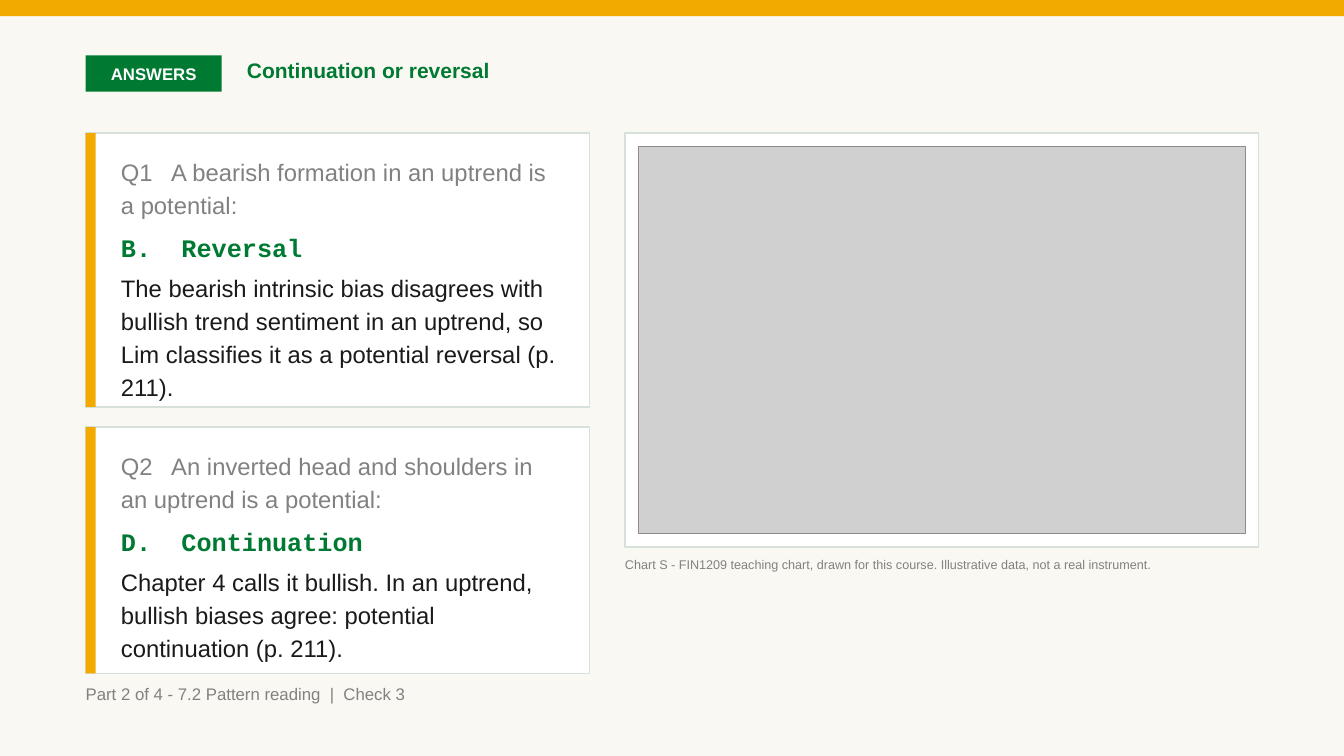
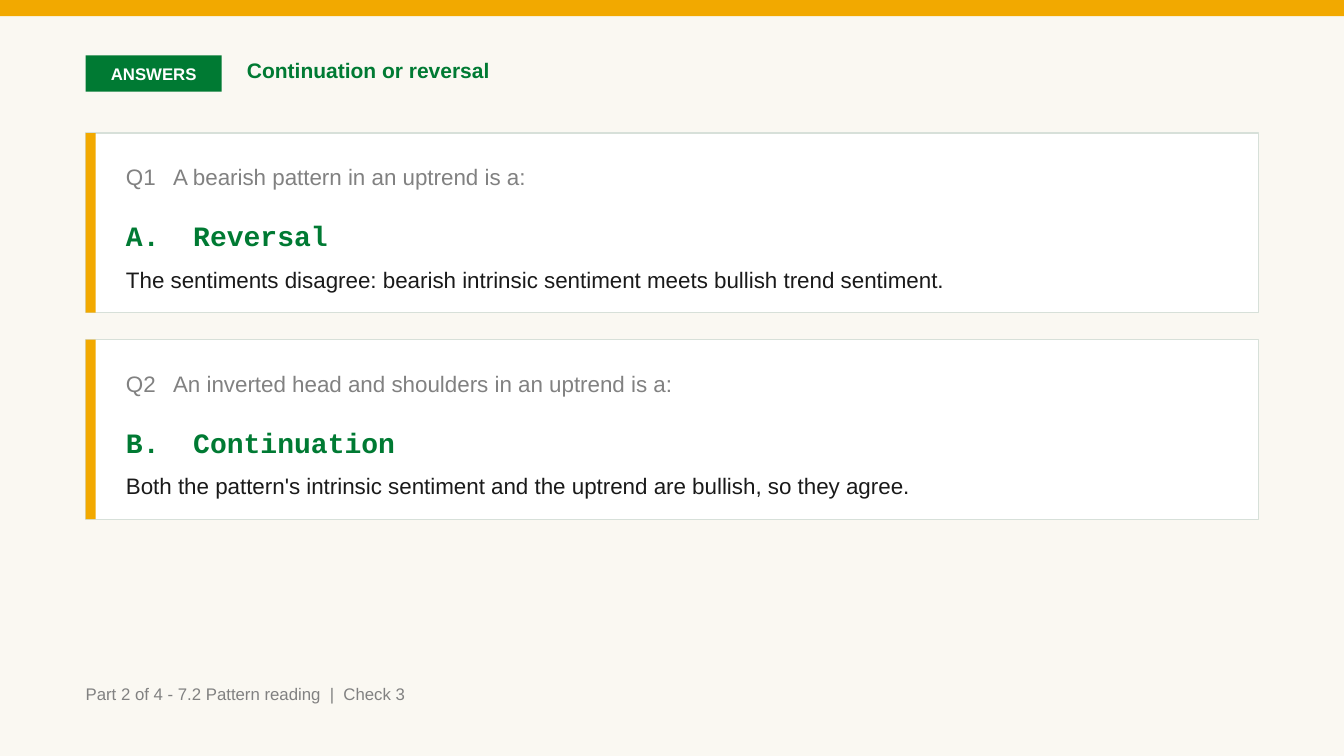
Before and after one commit to benjiesotelo-sudo/Telos_FIN1209, a slide deck: slide 20 of chapter-07/FIN1209-Chapter-07.pptx (slide 19 before the commit). Drawn at 1344x756 pixels with LibreOffice and Linux fonts; fonts in the diff are those of the drawing; grey boxes stand for pictures. Boxes give left, top, right and bottom in pixels: in the first picture for what was removed or moved away, otherwise in the second. Text is boxed around its words. In the diff, an @@ line names an element or a change of style, - is before the commit and + after.

```diff
--- a/chapter-07/FIN1209-Chapter-07.pptx
+++ b/chapter-07/FIN1209-Chapter-07.pptx
@@ rectangle: place and size @@
-rectangle at (86, 133, 96, 407)
+rectangle at (86, 133, 96, 313)
@@ rectangle: place and size @@
-rectangle at (86, 133, 590, 407)
+rectangle at (86, 133, 1258, 313)
@@ rectangle removed at (625, 133, 1258, 547) @@
@@ picture removed at (638, 146, 1245, 534) @@
@@ text at (126, 169, 526, 190): text changed; size 17 to 16 pt @@
-Q1 A bearish formation in an uptrend is a potential:
+Q1 A bearish pattern in an uptrend is a:
@@ text at (126, 226, 944, 293): text changed; size 17 to 16 pt @@
-B. Reversal
-The bearish intrinsic bias disagrees with bullish trend sentiment in an uptrend, so Lim classifies it as a potential reversal (p. 211).
+A. Reversal
+The sentiments disagree: bearish intrinsic sentiment meets bullish trend sentiment.
@@ rectangle: place and size @@
-rectangle at (86, 427, 96, 675)
+rectangle at (86, 340, 96, 519)
@@ rectangle: place and size @@
-rectangle at (86, 427, 590, 675)
+rectangle at (86, 340, 1258, 519)
@@ text at (126, 376, 672, 397): text changed; size 17 to 16 pt @@
-Q2 An inverted head and shoulders in an uptrend is a potential:
+Q2 An inverted head and shoulders in an uptrend is a:
@@ text at (126, 433, 909, 499): text changed; size 17 to 16 pt @@
-D. Continuation
-Chapter 4 calls it bullish. In an uptrend, bullish biases agree: potential continuation (p. 211).
+B. Continuation
+Both the pattern's intrinsic sentiment and the uptrend are bullish, so they agree.
@@ text removed at (625, 560, 1151, 572) @@
-Chart S - FIN1209 teaching chart, drawn for this course. Illustrative data, not a real instrument.
```
Also in this commit, not shown: 7 other slides changed, 128 slides added, 37 slides removed, 2 other files.
